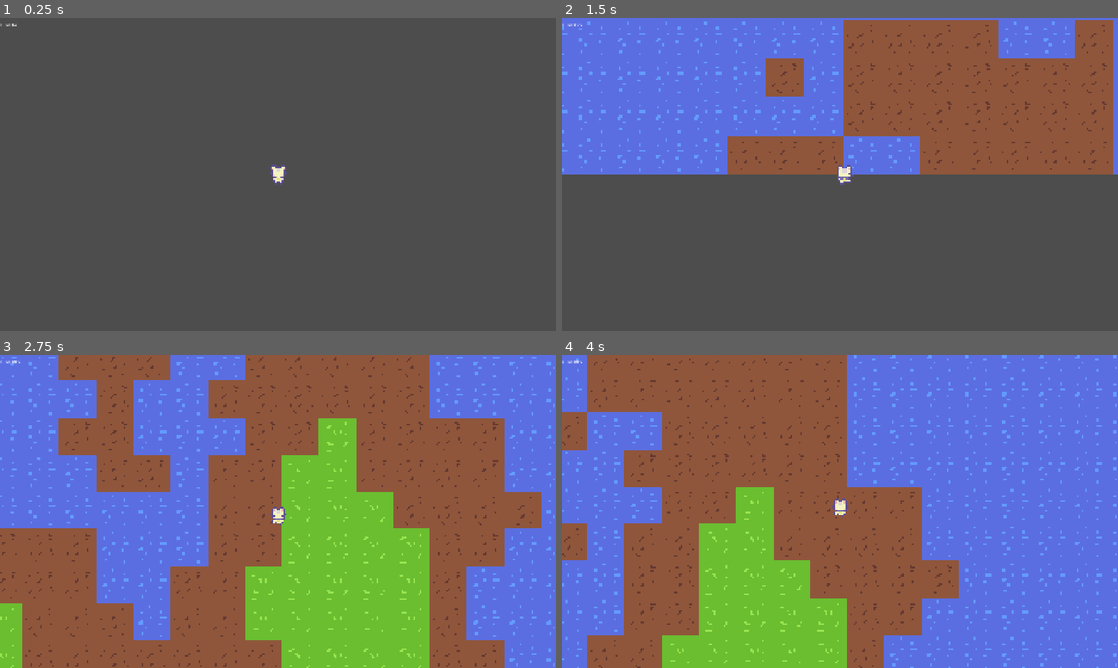
Above: before the commit, frames 1-4 (two rows, left to right).
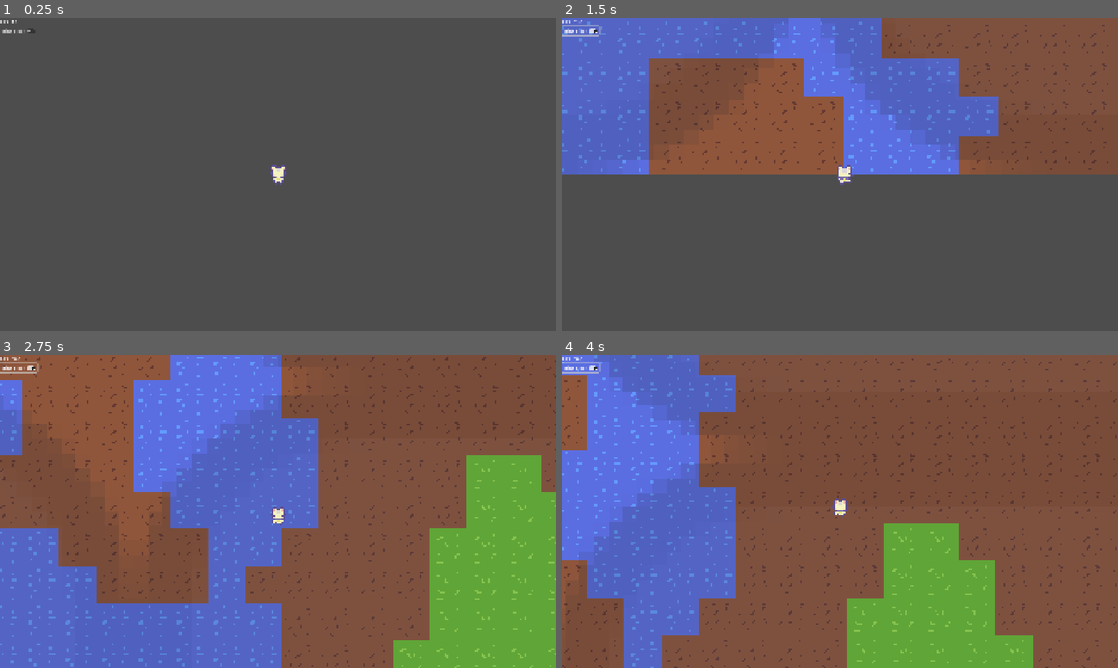
Above: after the commit, the same moments.

Repository: zzxn/rim-lab
Game: Godot game, scene res://scenes/main.tscn
The game is run twice, just before and just after one commit, with the same random seed, the same clock (stepped at 60 frames per second) and the same inputs. The engine's default icon, where the game draws it, is replaced by a stand-in: a white triangle on a blue panel in a dark square.
Inputs (mouse positions are in pixels of both pictures, inside the frame that each line leads up to):
- Up to frame 1 (0.25 s): no input
- Up to frame 2 (1.5 s): click (578, 30) at 0.5 s, where only the run after the commit has a clickable "Hint Block"; move the mouse to (962, 158) at 1.27 s; hold D (move_right) from 1.28 s (still down); hold Mouse wheel up (zoom_in) from 1.28 s (still down)
- Up to frame 3 (2.75 s): move the mouse to (166, 527) at 2.02 s; release D (move_right) at 2.03 s; release Mouse wheel up (zoom_in) at 2.03 s; hold S (move_down) from 2.03 s (still down); tap Mouse wheel down (zoom_out) at 2.1 s
- Up to frame 4 (4 s): move the mouse to (895, 442) at 2.77 s; release S (move_down) at 2.78 s; hold D (move_right) 2.78-3.53 s; hold Mouse wheel up (zoom_in) 2.78-3.53 s; move the mouse to (812, 574) at 3.52 s; hold W (move_up) from 3.53 s (still down); tap Mouse wheel down (zoom_out) at 3.6 s

The runs differ from the first frame. In frame 1, less than 0.1% of the frame differs, in the area x 0-7%, y 0-5%; in frame 2, 30%; in frame 3, 76%; in frame 4, 76%, in the area x 0-100%, y 0-100%.

Commit message:
feat: reorganize project

Diff:
--- /dev/null
+++ b/editor_tool.gd
@@ -0,0 +1,12 @@
+@tool
+extends Node
+
+var generate: bool
+var clear: bool
+
+
+# Called every frame. 'delta' is the elapsed time since the previous frame.
+func _process(delta: float) -> void:
+	if generate:
+		generate = false
+		Globals.game_controller.generate_blocks(delta)
--- a/project.godot
+++ b/project.godot
@@ -17,7 +17,7 @@
 
 [autoload]
 
-RimEnum="*res://scripts/rim_enum.gd"
+Globals="*res://scripts/globals.gd"
 
 [display]
 
--- a/scenes/block.tscn
+++ b/scenes/block.tscn
@@ -42,7 +42,6 @@
 noise = SubResource("FastNoiseLite_bk4tb")
 
 [node name="Sprite2D" type="Sprite2D" parent="."]
-visible = false
 modulate = Color(1, 1, 1, 0.196078)
 scale = Vector2(24.9922, 25.0313)
 texture = ExtResource("6_bk4tb")
--- a/scenes/main.tscn
+++ b/scenes/main.tscn
@@ -1,6 +1,6 @@
 [gd_scene load_steps=13 format=3 uid="uid://br1ijkgjtu3l1"]
 
-[ext_resource type="Script" uid="uid://cyfhw668q70n1" path="res://scripts/main.gd" id="1_o5qli"]
+[ext_resource type="Script" uid="uid://cyfhw668q70n1" path="res://scripts/game_controller.gd" id="1_o5qli"]
 [ext_resource type="Script" uid="uid://dg2mu62hjrhtq" path="res://scripts/player.gd" id="4_jyhfs"]
 [ext_resource type="Script" uid="uid://b2nif2k2amag4" path="res://scripts/debug_info.gd" id="5_tbgi4"]
 [ext_resource type="Script" uid="uid://5roew2bk0xk4" path="res://camera_2d.gd" id="6_o6xl0"]
@@ -8,7 +8,6 @@
 
 [sub_resource type="FastNoiseLite" id="FastNoiseLite_o5qli"]
 seed = 1462195830
-frequency = 0.02
 
 [sub_resource type="AtlasTexture" id="AtlasTexture_o6xl0"]
 atlas = ExtResource("6_tefeu")
@@ -54,7 +53,7 @@
 [sub_resource type="CircleShape2D" id="CircleShape2D_jyhfs"]
 radius = 7.0
 
-[node name="Main" type="Node" node_paths=PackedStringArray("player")]
+[node name="GameController" type="Node" node_paths=PackedStringArray("player")]
 script = ExtResource("1_o5qli")
 block_size = Vector2i(50, 50)
 noise = SubResource("FastNoiseLite_o5qli")
@@ -83,13 +82,20 @@
 
 [node name="HUD" type="CanvasLayer" parent="."]
 
-[node name="DebugInfo" type="HSplitContainer" parent="HUD"]
-offset_right = 40.0
-offset_bottom = 40.0
+[node name="DebugInfo" type="VBoxContainer" parent="HUD"]
+offset_right = 92.0
+offset_bottom = 51.0
 script = ExtResource("5_tbgi4")
 
 [node name="FPSLabel" type="Label" parent="HUD/DebugInfo"]
 layout_mode = 2
 text = "FPS: "
 
+[node name="HintBlockCheckButton" type="CheckButton" parent="HUD/DebugInfo"]
+layout_mode = 2
+text = "Hint Block"
+
 [node name="Blocks" type="Node" parent="."]
+
+[connection signal="debug_config_change" from="HUD/DebugInfo" to="." method="_on_debug_info_debug_config_change"]
+[connection signal="toggled" from="HUD/DebugInfo/HintBlockCheckButton" to="HUD/DebugInfo" method="_on_hint_block_check_button_toggled"]
--- a/scripts/block.gd
+++ b/scripts/block.gd
@@ -23,10 +23,12 @@
 
 # Called every frame. 'delta' is the elapsed time since the previous frame.
 func _physics_process(delta: float) -> void:
-	if not reset:
-		return
-	reset = false
-	generate()
+	if Engine.is_editor_hint():
+		if reset:
+			reset = false
+			generate()
+	else:
+		$Sprite2D.visible = Globals.game_controller.debug_config.get("hint_block", false)
 
 func generate():
 	# print("block generate")
@@ -36,18 +38,18 @@
 	for y in range(block_size.y):
 		for x in range(block_size.x):
 			var height := noise.get_noise_2d(block_pos.x * block_size.x + x, block_pos.y * block_size.y + y)
-			var terrain_type := RimEnum.Terrain.Dirt
+			var terrain_type := Globals.Terrain.Dirt
 			if height > 0.1:
-				terrain_type = RimEnum.Terrain.Grass
+				terrain_type = Globals.Terrain.Grass
 			if height < 0:
-				terrain_type = RimEnum.Terrain.Water
+				terrain_type = Globals.Terrain.Water
 			# print("(%d, %d) height is %f" % [x, y, height])
 			self.grid_data.set_terrain_type(Vector2i(x, y), terrain_type)
-			if terrain_type == RimEnum.Terrain.Dirt:
+			if terrain_type == Globals.Terrain.Dirt:
 				self.set_cell(Vector2i(x, y), 0, Vector2i(0, 0))
-			elif terrain_type == RimEnum.Terrain.Grass:
+			elif terrain_type == Globals.Terrain.Grass:
 				self.set_cell(Vector2i(x, y), 1, Vector2i(0, 0))
-			elif terrain_type == RimEnum.Terrain.Water:
+			elif terrain_type == Globals.Terrain.Water:
 				self.set_cell(Vector2i(x, y), 2, Vector2i(0, 0))
 
 	$Sprite2D.scale.x = block_size.x * 32.0 / 128.0
--- a/scripts/debug_info.gd
+++ b/scripts/debug_info.gd
@@ -1,6 +1,8 @@
-extends HSplitContainer
+extends VBoxContainer
 
 @onready var fps_label: Label = $FPSLabel
+
+signal debug_config_change
 
 # Called when the node enters the scene tree for the first time.
 func _ready() -> void:
@@ -11,3 +13,7 @@
 func _process(delta: float) -> void:
 	var fps = Engine.get_frames_per_second()
 	fps_label.text = "FPS: " + str(fps)
+
+
+func _on_hint_block_check_button_toggled(toggled_on: bool) -> void:
+	debug_config_change.emit("hint_block", toggled_on)
--- a/scripts/main.gd
+++ b/scripts/game_controller.gd
@@ -1,4 +1,4 @@
-extends Node
+class_name GameController extends Node
 
 @export
 var block_size: Vector2i = Vector2i(5, 5)
@@ -26,31 +26,20 @@
 
 var block_enter_scene_queue = []
 
+var debug_config: Dictionary
+
 # Called when the node enters the scene tree for the first time.
 func _ready() -> void:
 	print("main ready")
 	Engine.max_fps = 240
+	Globals.game_controller = self
 
 func _physics_process(delta: float) -> void:
-	generate()
-	block_enter_timeout = max(block_enter_timeout - delta, 0)
-	if block_enter_timeout <= 0 and block_enter_scene_queue:
-		block_enter_timeout += BLOCK_ENTER_SCENE_TIME_GAP
-		var block = block_enter_scene_queue.pop_front()
-		if block.block_pos in curr_block_dict:
-			push_warning("block exit!", str(block.block_pos))
-		else:
-			print("add_child(block)", str(block.block_pos))
-			curr_block_dict[block.block_pos] = block
-			blocks_parent.add_child(block)
-			generate_task_dict.erase(block.block_pos)
+	generate_blocks(delta)
 
-
-
-func generate():
-	if not player:
-		return
-	var curr_block_pos = player_pos_to_block_pos(player.position)
+func generate_blocks(delta: float):
+	var player_position := player.position if player else Vector2.ZERO
+	var curr_block_pos = global_to_block_pos(player_position)
 	var required_block_pos_list := []
 	for dy in range(-LOAD_DISTANCE, LOAD_DISTANCE+1):
 		for dx in range(-LOAD_DISTANCE, LOAD_DISTANCE+1):
@@ -67,6 +56,18 @@
 		if abs(block.block_pos.x - curr_block_pos.x) >= (LOAD_DISTANCE + 2) or abs(block.block_pos.y - curr_block_pos.y) >= (LOAD_DISTANCE + 2):
 			remove_block(block)
 
+	# add blocks to scenes
+	block_enter_timeout = max(block_enter_timeout - delta, 0)
+	if block_enter_timeout <= 0 and block_enter_scene_queue:
+		block_enter_timeout += BLOCK_ENTER_SCENE_TIME_GAP
+		var block = block_enter_scene_queue.pop_front()
+		if block.block_pos in curr_block_dict:
+			push_warning("block exit!", str(block.block_pos))
+		else:
+			print("add_child(block)", str(block.block_pos))
+			curr_block_dict[block.block_pos] = block
+			blocks_parent.add_child(block)
+			generate_task_dict.erase(block.block_pos)
 
 
 func generate_block(pos: Vector2i):
@@ -81,8 +82,8 @@
 	call_deferred("queue_add_block", block)
 
 
-func player_pos_to_block_pos(player_pos: Vector2) -> Vector2i:
-	return Vector2i(floori(player_pos.x / 32 / block_size.x), floori(player_pos.y / 32 / block_size.y))
+func global_to_block_pos(global_pos: Vector2) -> Vector2i:
+	return Vector2i(floori(global_pos.x / 32 / block_size.x), floori(global_pos.y / 32 / block_size.y))
 
 
 func queue_add_block(block: Block):
@@ -94,3 +95,8 @@
 	print("remove_block", str(block.block_pos))
 	curr_block_dict.erase(block.block_pos)
 	block.queue_free()
+
+
+func _on_debug_info_debug_config_change(key: String, value) -> void:
+	print("_on_debug_info_debug_config_change(", key, ", ", value, ")")
+	self.debug_config[key] = value
--- a/scripts/rim_enum.gd
+++ b/scripts/globals.gd
@@ -1,4 +1,7 @@
 extends Node
+
+var game_controller: GameController
+
 
 enum Terrain {
 	Base = 0,
--- a/scripts/grid_data.gd
+++ b/scripts/grid_data.gd
@@ -3,16 +3,16 @@
 
 
 var size: Vector2i
-var terrain_type_map: Dictionary[Vector2i, RimEnum.Terrain]
+var terrain_type_map: Dictionary[Vector2i, Globals.Terrain]
 
 
 func _init(size: Vector2i):
 	self.size = size
 
 
-func set_terrain_type(pos: Vector2i, terrain_type: RimEnum.Terrain) -> void:
+func set_terrain_type(pos: Vector2i, terrain_type: Globals.Terrain) -> void:
 	terrain_type_map[pos] = terrain_type
 
 
-func get_terrain_type(pos: Vector2i) -> RimEnum.Terrain:
-	return terrain_type_map.get(pos, RimEnum.Terrain.Base)
+func get_terrain_type(pos: Vector2i) -> Globals.Terrain:
+	return terrain_type_map.get(pos, Globals.Terrain.Base)
Not shown, added: editor_tool.gd.uid
Renamed: scripts/main.gd.uid -> scripts/game_controller.gd.uid
Not shown, added: scripts/globals.gd.uid
Not shown, removed: scripts/rim_enum.gd.uid
